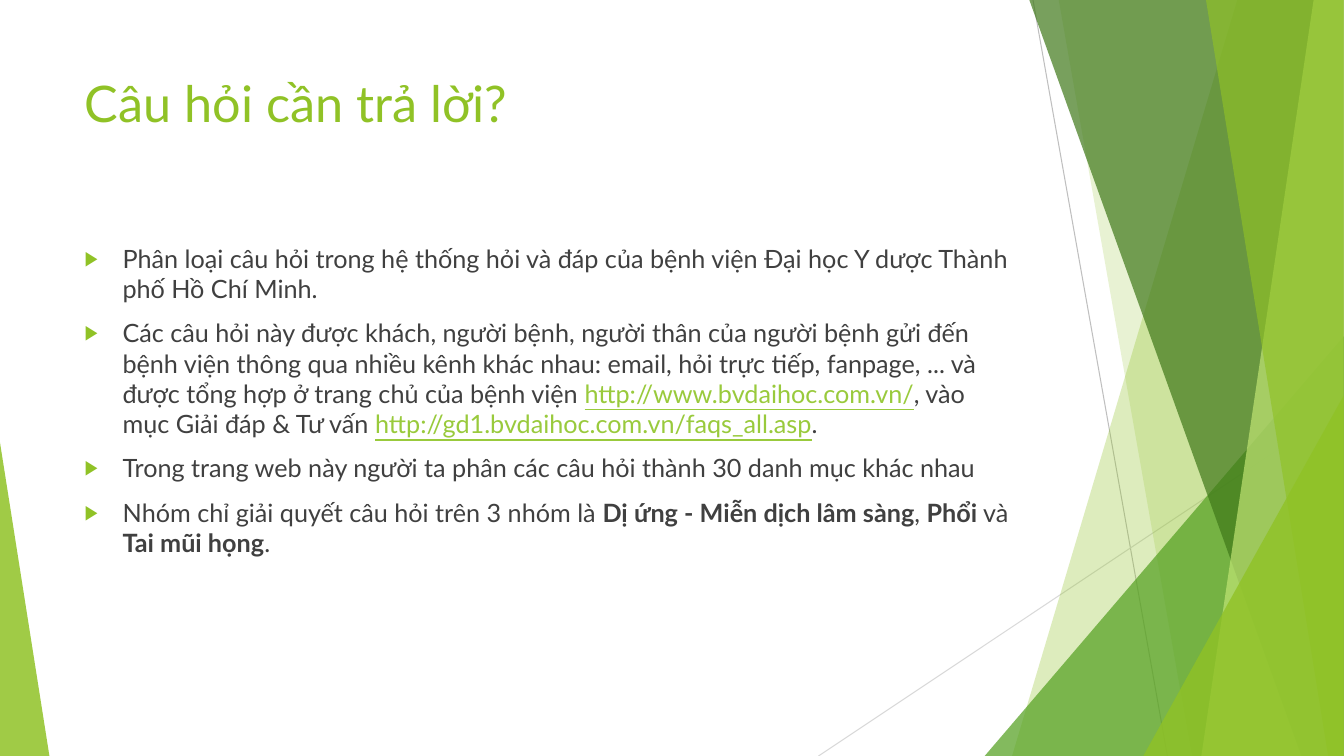
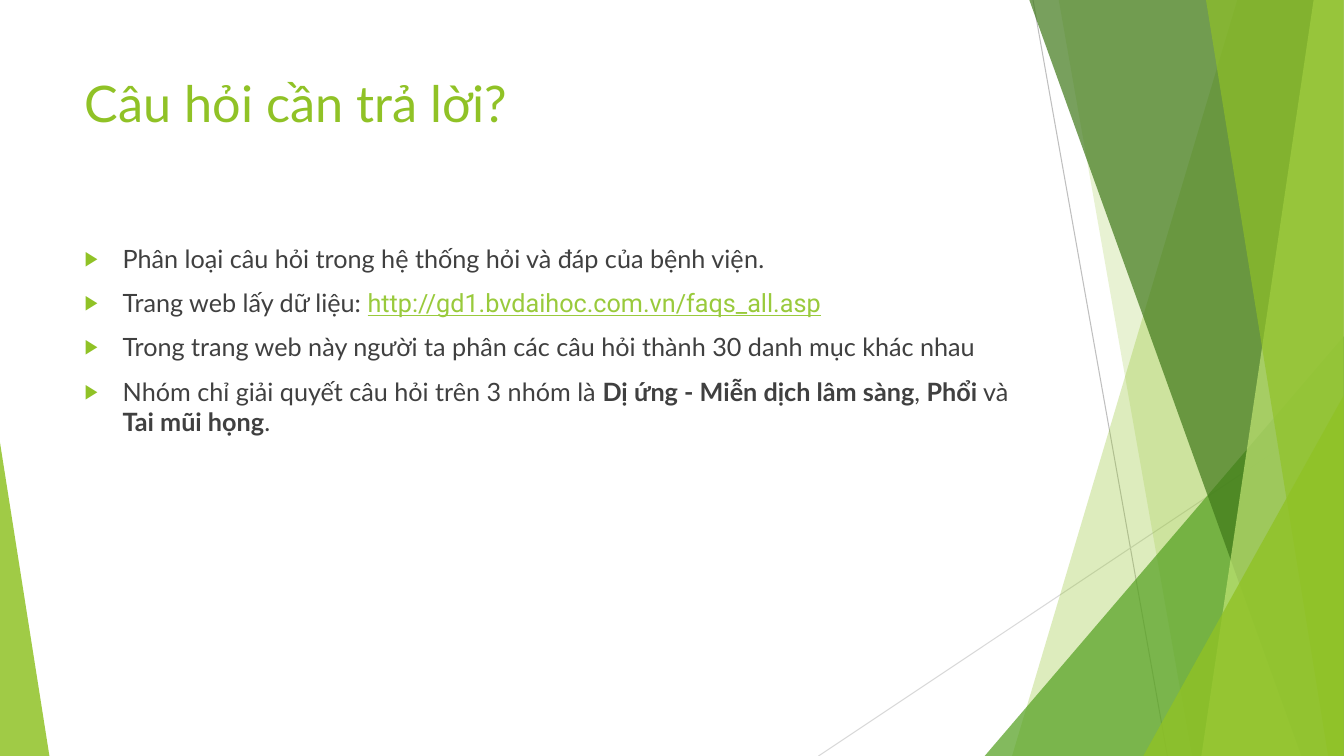
Before and after one commit to NhanCode/DataScienceFinalProject, a slide deck: slide 2 of DACK_Slide.pptx. Drawn at 1344x756 pixels with LibreOffice and Linux fonts; fonts in the diff are those of the drawing. Boxes give left, top, right and bottom in pixels: in the first picture for what was removed or moved away, otherwise in the second. Text is boxed around its words. In the diff, an @@ line names an element or a change of style, - is before the commit and + after.

```diff
--- a/DACK_Slide.pptx
+++ b/DACK_Slide.pptx
@@ text at (123,248,821,318): text changed @@
-▶ Phân loại câu hỏi trong hệ thống hỏi và đáp của bệnh viện Đại học Y dược Thành phố Hồ Chí Minh.
-▶ Các câu hỏi này được khách, người bệnh, người thân của người bệnh gửi đến bệnh viện thông qua nhiều kênh khác nhau: email, hỏi trực tiếp, fanpage, ... và được tổng hợp ở trang chủ của bệnh viện http://www.bvdaihoc.com.vn/, vào mục Giải đáp & Tư vấn http://gd1.bvdaihoc.com.vn/faqs_all.asp.
+▶ Phân loại câu hỏi trong hệ thống hỏi và đáp của bệnh viện.
+▶ Trang web lấy dữ liệu: http://gd1.bvdaihoc.com.vn/faqs_all.asp
```
Also in this commit, not shown: 3 other slides changed, 9 slides added, 1 other file.
